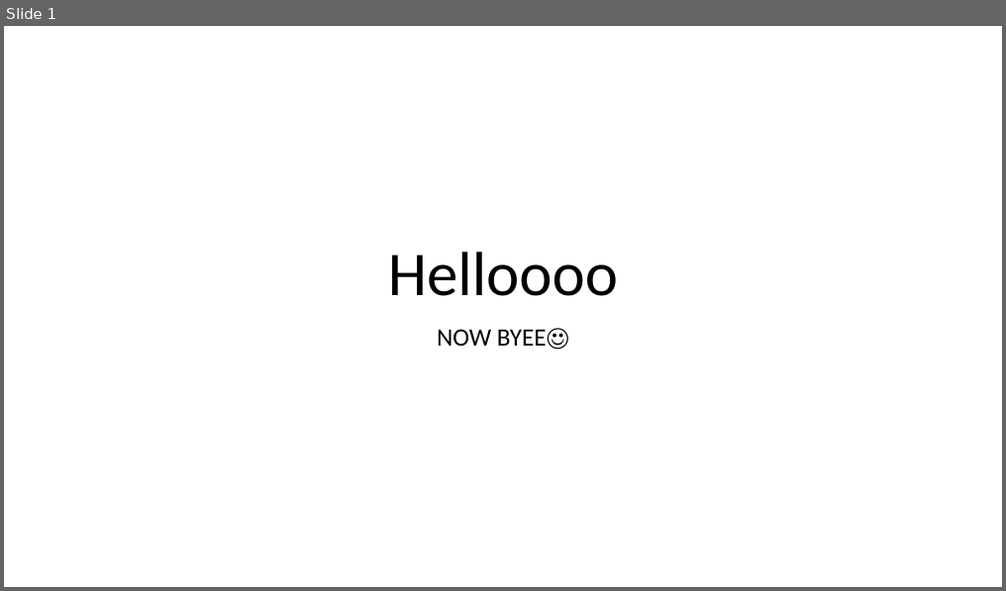
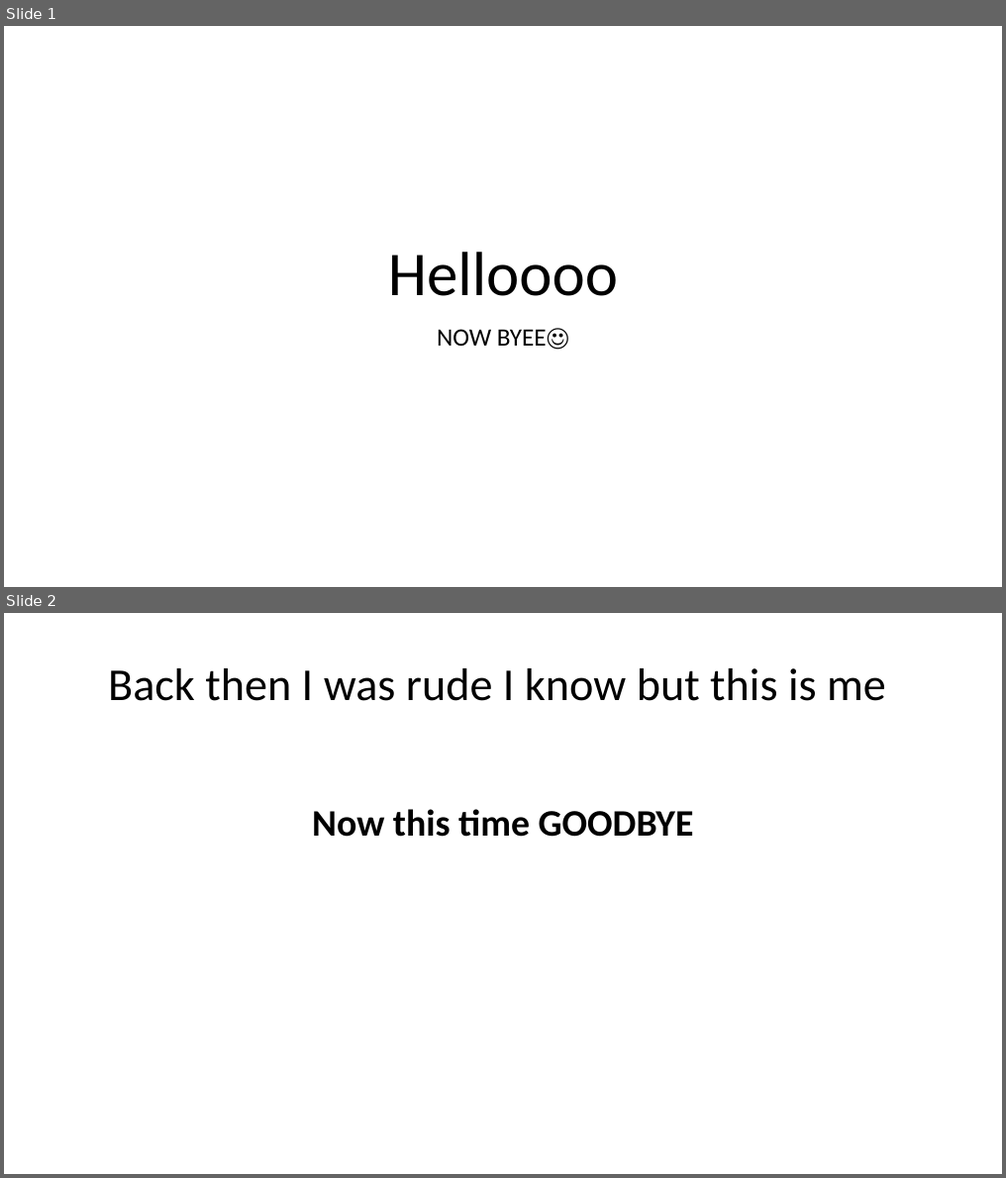
Before and after one commit to PritiAherkar/practice_repo, a slide deck: New Microsoft PowerPoint Presentation.pptx. Shown one above the other, each under a label of ours: slide 1 before the commit, slides 1 and 2 after it. The pictures are 1006x591 and 1006x1178 pixels, drawn with LibreOffice and Linux fonts; fonts in the diff are those of the drawing. Boxes give left, top, right and bottom in pixels: in the first picture for what was removed or moved away, otherwise in the second. Text is boxed around its words. In the diff, an @@ line names an element or a change of style, - is before the commit and + after.

Commit message:
PPT was changed

```diff
--- a/New Microsoft PowerPoint Presentation.pptx
+++ b/New Microsoft PowerPoint Presentation.pptx
@@ slide 2 added at (4,613,1002,1174), background #FFFFFF @@
@@ text added at (108,668,886,837), 44 pt, text #000000 @@
+Back then I was rude I know but this is me
+Now this time GOODBYE
```
Also in this commit, not shown: 1 other slide added.
